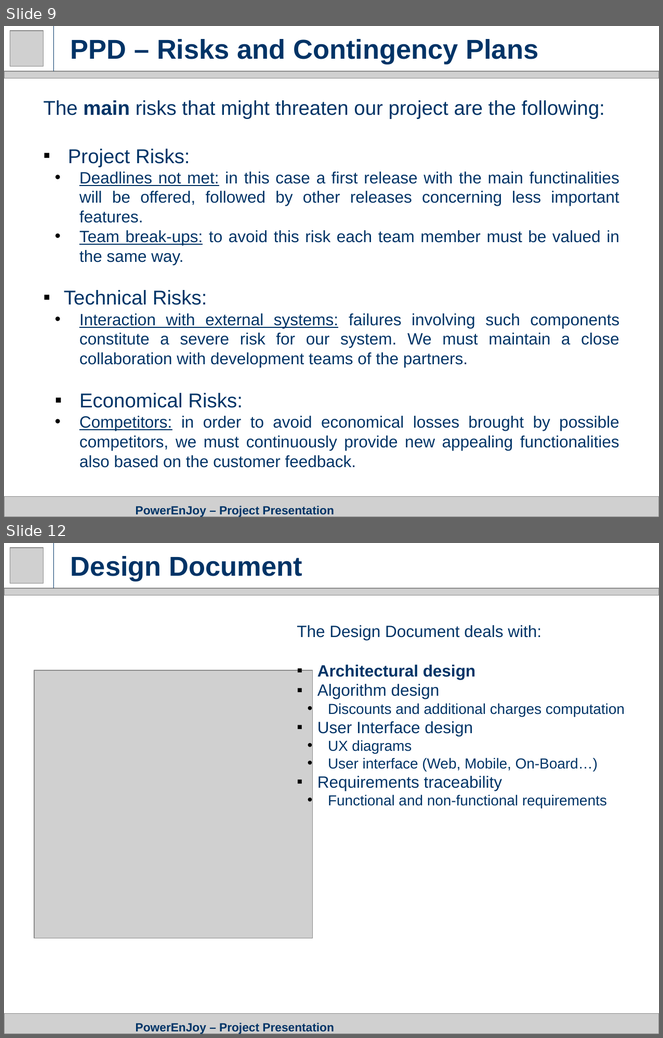
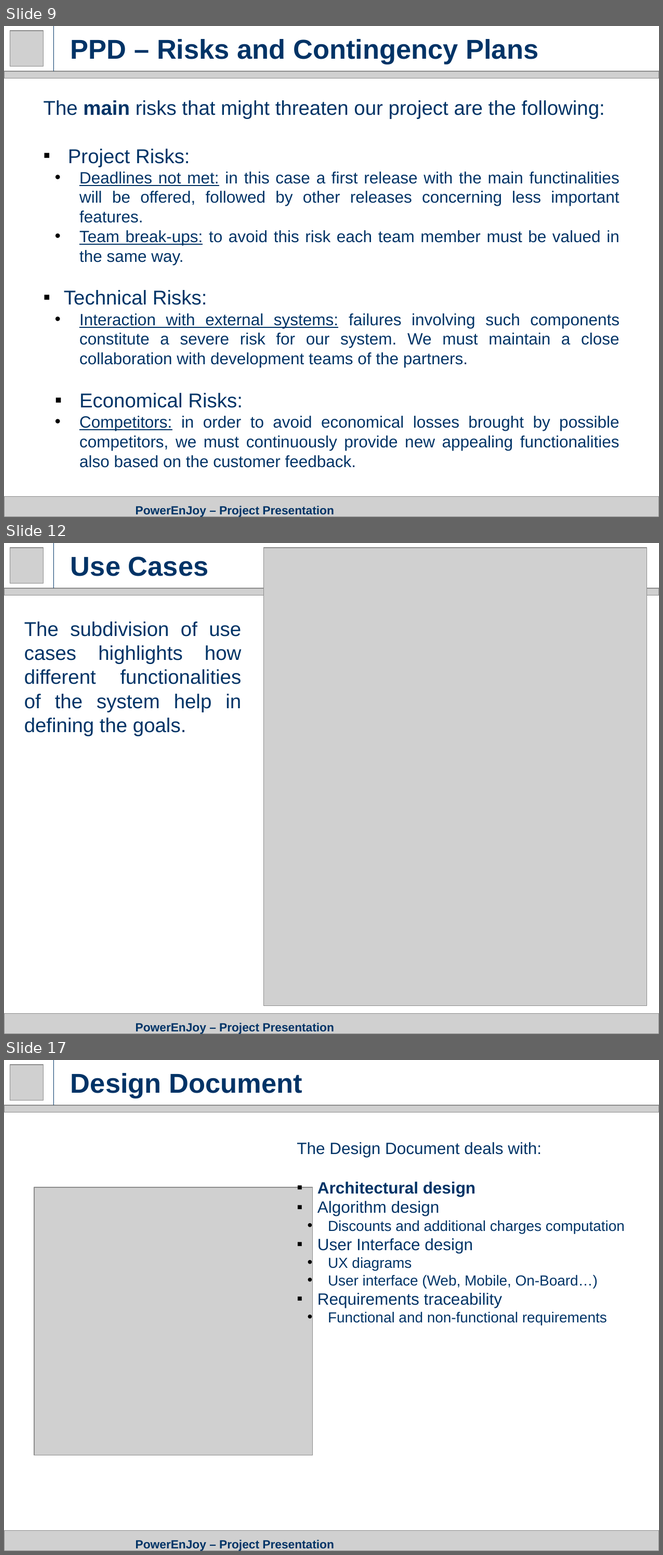
Before and after one commit to GiovanniScotti/PowerEnjoy-SEII-Project-Scotti-Trabucchi, a slide deck: Project Presentation.pptx. Shown one above the other, each under a label of ours: slides 9 and 12 before the commit, slides 9, 12 and 17 after it; the slides between them are not shown. The pictures are 663x1038 and 663x1555 pixels, drawn with LibreOffice and Linux fonts; fonts in the diff are those of the drawing; grey boxes stand for pictures. Boxes give left, top, right and bottom in pixels: in the first picture for what was removed or moved away, otherwise in the second. Text is boxed around its words. In the diff, an @@ line names an element or a change of style, - is before the commit and + after.

```diff
--- a/Project Presentation.pptx
+++ b/Project Presentation.pptx
@@ slide 12 added at <box>4,543,659,1034</box>, background #FFFFFF @@
@@ picture added at <box>10,548,44,584</box> @@
@@ line added from (54, 588) to (54, 543), #003366 0.75 pt @@
@@ title added at <box>71,557,209,576</box>, 30 pt, text #003366, bold @@
+Use Cases
@@ picture added at <box>263,548,647,1006</box> @@
@@ picture added at <box>4,588,659,596</box> @@
@@ text added at <box>24,622,242,736</box>, 22 pt, text #003366 @@
+The subdivision of use cases highlights how different functionalities of the system help in defining the goals.
@@ picture added at <box>4,1014,659,1034</box> @@
@@ title added at <box>136,1023,334,1034</box>, 13 pt, text #003366, bold @@
+PowerEnJoy – Project Presentation
@@ what was slide 12 is now slide 17 @@
```
Also in this commit, not shown: 8 slides changed, 14 other slides added.
